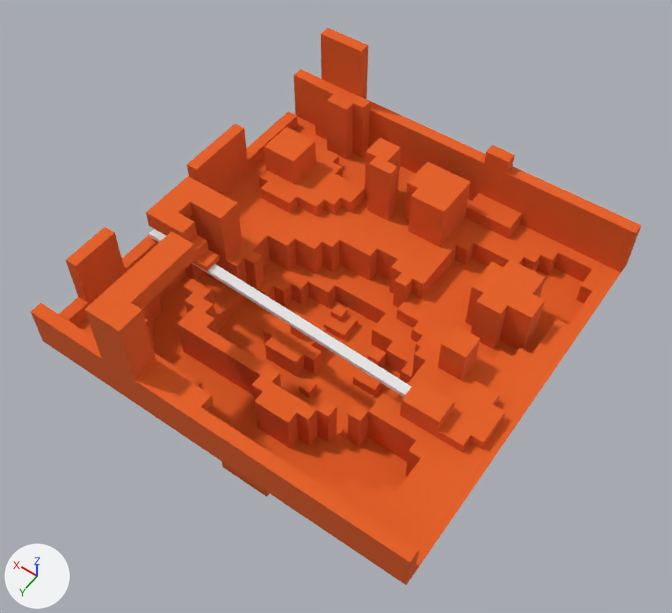
Before and after pictures for a commit that changed the glTF model public/assets/scene5.glb.
Camera for both pictures: a 50 mm lens placed at (-315.0, 455.0, 700.0), pointed at (2.0, 11.0, 2.0). The axes (+X, +Y, +Z) are drawn at lower left. The lights are the same throughout. Vertices at the same position are counted once.
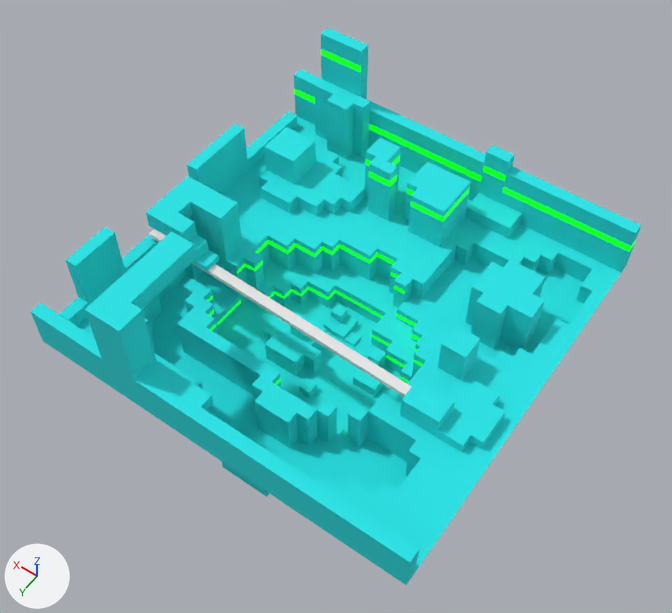
Changed parts and their boxes (x1, y1, x2, y2) in the pictures (672 x 613 px):
'Plane', recoloured, reshaped (orange to cyan)
    both: (31, 28, 641, 585)
part 1 of me_plane, built on
    before: (324, 309, 358, 341)
    after: (204, 235, 426, 387)
part 2 of me_plane, added
    after: (294, 34, 641, 272)

What the commit changed:
Material 'Material' (mat_material) changes colour from orange #e75f1d to cyan #23e5e7; in linear values from (0.8, 0.114, 0.0126) to (0.0169, 0.78, 0.801).
Material 'Material.001' (mat_material_001) is new.
Its base color is (0.011, 1.0, 0.0) (green #1bff00).
Its emission color is (0.0014, 1.0, 0.0) (green #05ff00).
Its emission strength is 1.0.
me_plane is used by ob_plane; location (0.0, 0.0, 0.0).
me_plane had 1963 vertices, 3796 faces and spanned x -200.0..200.0, y -200.0..200.0, z -109.0..125.0.
me_plane now has 2419 vertices, 4708 faces and spans x -200.0..200.0, y -200.0..200.0, z -109.0..125.0.
me_plane part 1: 4 vertices moved from x 0.0..12.0, y -12.0..0.0, z -55.0 to x 0.0..12.0, y -12.0..0.0, z -58.0; 252 vertices added at x -100.0..112.0, y -75.0..112.0, z -76.0..-7.0.
me_plane part 2: 204 vertices added at x -200.0..200.0, y -200.0..-112.0, z 31.0..107.0.
me_plane now uses material mat_material_001 (green #1bff00).
